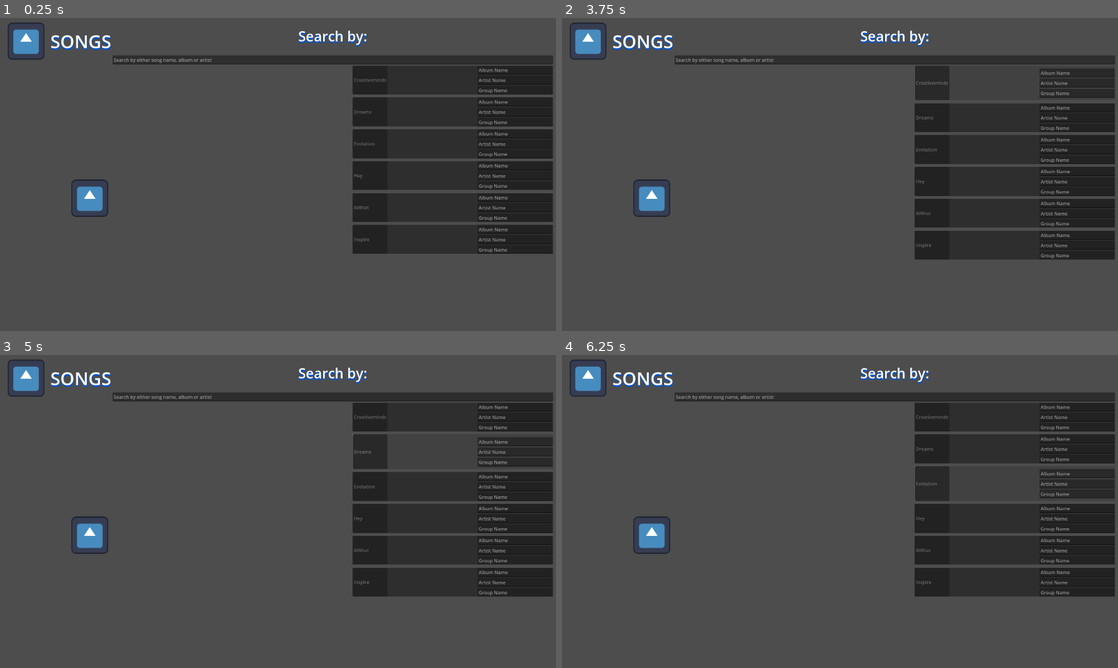
Above: before the commit, frames 1-4 (two rows, left to right).
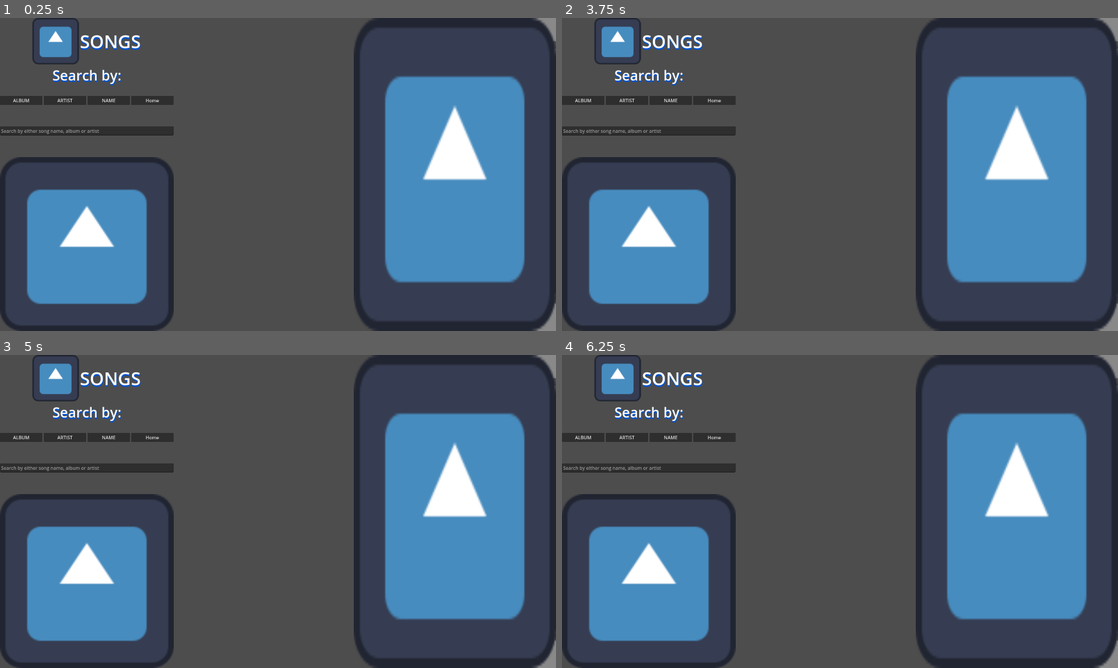
Above: after the commit, the same moments.

Repository: leon-fenzl/SongSelectionMenuRepo
Game: Godot game, scene res://title_screen.tscn
Same seed, same stepped clock (60 frames per second), same inputs: the game is played once before the commit and once after it. The engine's default icon, where the game draws it, is replaced by a stand-in: a white triangle on a blue panel in a dark square.
Inputs (mouse positions are in pixels of both pictures, inside the frame that each line leads up to):
- Up to frame 1 (0.25 s): no input
- Up to frame 2 (3.75 s): click (584, 99) at 0.5 s, where only the run after the commit has a clickable "ALBUM"; click (684, 99) at 1.25 s, where only the run after the commit has a clickable "ARTIST"; click (706, 99) at 2 s, where only the run after the commit has a clickable "NAME"; click (723, 99) at 2.75 s, where only the run after the commit has a clickable "Home"; click "Creativeminds" at 3.5 s
- Up to frame 3 (5 s): click "Dreams" at 4.25 s
- Up to frame 4 (6.25 s): click "Dreams" at 5 s; click "Evolution" at 5.75 s

The runs differ from the first frame. In frame 1, 42% of the frame differs, in the area x 0-100%, y 0-100%; in frame 2, 42%; in frame 3, 42%; in frame 4, 42%.
Error after the commit: Cannot call method 'get_children' on a null value. (res://Scripts/ButtonsHeaderBehaviours.gd:23)

Commit message:
FinalUpdate

Diff:
--- a/TestUI/Buttons/SongButton.tscn
+++ b/TestUI/Buttons/SongButton.tscn
@@ -4,46 +4,43 @@
 
 [node name="Button_Song" type="Button"]
 clip_contents = true
-custom_minimum_size = Vector2i(100, 100)
-offset_right = 360.0
-offset_bottom = 60.0
+custom_minimum_size = Vector2i(300, 100)
+offset_right = 300.0
+offset_bottom = 100.0
 alignment = 0
 script = ExtResource("1_f05a2")
 
-[node name="Panel" type="Panel" parent="."]
-custom_minimum_size = Vector2i(120, 0)
-anchors_preset = -1
-anchor_right = 0.333
+[node name="HBoxContainer" type="HBoxContainer" parent="."]
+anchors_preset = 15
+anchor_right = 1.0
 anchor_bottom = 1.0
-offset_right = -119.88
-grow_vertical = 2
-
-[node name="HBoxContainer" type="HBoxContainer" parent="."]
-anchors_preset = -1
-anchor_left = 0.5
-anchor_right = 1.0
-anchor_bottom = 1.005
-offset_left = -180.0
-offset_top = 17.0
-offset_bottom = -17.5
 grow_horizontal = 2
 grow_vertical = 2
 
+[node name="Panel" type="PanelContainer" parent="HBoxContainer"]
+modulate = Color(1, 1, 1, 0)
+show_behind_parent = true
+anchors_preset = -1
+offset_bottom = 101.0
+grow_vertical = 2
+size_flags_horizontal = 2
+
 [node name="VBoxContainer" type="VBoxContainer" parent="HBoxContainer"]
-offset_right = 360.0
+offset_left = 132.0
+offset_right = 300.0
 offset_bottom = 101.0
 grow_horizontal = 2
 grow_vertical = 2
-size_flags_horizontal = 3
+size_flags_horizontal = 2
+
+[node name="HBoxContainer" type="HBoxContainer" parent="HBoxContainer/VBoxContainer"]
+offset_right = 168.0
+offset_bottom = 31.0
+size_flags_vertical = 3
 alignment = 1
 
-[node name="HBoxContainer" type="HBoxContainer" parent="HBoxContainer/VBoxContainer"]
-offset_right = 360.0
-offset_bottom = 31.0
-size_flags_vertical = 3
-
 [node name="AlbumLabel" type="Label" parent="HBoxContainer/VBoxContainer/HBoxContainer"]
-offset_right = 178.0
+offset_right = 81.0
 offset_bottom = 31.0
 grow_horizontal = 2
 grow_vertical = 2
@@ -53,12 +50,13 @@
 theme_override_colors/font_shadow_color = Color(0, 0, 0.247059, 1)
 theme_override_constants/shadow_offset_y = 2
 theme_override_font_sizes/font_size = 12
+text = "Album Name"
 vertical_alignment = 1
 uppercase = true
 
 [node name="LineEdit2" type="LineEdit" parent="HBoxContainer/VBoxContainer/HBoxContainer"]
-offset_left = 182.0
-offset_right = 360.0
+offset_left = 85.0
+offset_right = 168.0
 offset_bottom = 31.0
 grow_horizontal = 2
 grow_vertical = 2
@@ -68,12 +66,12 @@
 
 [node name="HBoxContainer2" type="HBoxContainer" parent="HBoxContainer/VBoxContainer"]
 offset_top = 35.0
-offset_right = 360.0
+offset_right = 168.0
 offset_bottom = 66.0
 size_flags_vertical = 3
 
 [node name="ArtistLabel" type="Label" parent="HBoxContainer/VBoxContainer/HBoxContainer2"]
-offset_right = 178.0
+offset_right = 81.0
 offset_bottom = 31.0
 grow_horizontal = 2
 grow_vertical = 2
@@ -83,13 +81,14 @@
 theme_override_colors/font_shadow_color = Color(0, 0, 0.247059, 1)
 theme_override_constants/shadow_offset_y = 2
 theme_override_font_sizes/font_size = 12
+text = "artist name"
 vertical_alignment = 1
 clip_text = true
 uppercase = true
 
 [node name="LineEdit3" type="LineEdit" parent="HBoxContainer/VBoxContainer/HBoxContainer2"]
-offset_left = 182.0
-offset_right = 360.0
+offset_left = 85.0
+offset_right = 168.0
 offset_bottom = 31.0
 grow_horizontal = 2
 grow_vertical = 2
@@ -99,12 +98,12 @@
 
 [node name="HBoxContainer3" type="HBoxContainer" parent="HBoxContainer/VBoxContainer"]
 offset_top = 70.0
-offset_right = 360.0
+offset_right = 168.0
 offset_bottom = 101.0
 size_flags_vertical = 3
 
 [node name="GroupLabel" type="Label" parent="HBoxContainer/VBoxContainer/HBoxContainer3"]
-offset_right = 178.0
+offset_right = 81.0
 offset_bottom = 31.0
 grow_horizontal = 2
 grow_vertical = 2
@@ -114,13 +113,14 @@
 theme_override_colors/font_shadow_color = Color(0, 0, 0.247059, 1)
 theme_override_constants/shadow_offset_y = 2
 theme_override_font_sizes/font_size = 12
+text = "group name"
 vertical_alignment = 1
 clip_text = true
 uppercase = true
 
 [node name="LineEdit4" type="LineEdit" parent="HBoxContainer/VBoxContainer/HBoxContainer3"]
-offset_left = 182.0
-offset_right = 360.0
+offset_left = 85.0
+offset_right = 168.0
 offset_bottom = 31.0
 grow_horizontal = 2
 grow_vertical = 2
--- /dev/null
+++ b/TestUI/CurvedShader.gdshader
@@ -0,0 +1,14 @@
+shader_type canvas_item;
+vec2 uv_curve(vec2 textCoord){
+	textCoord = (textCoord - 0.5) * 2.0;
+	textCoord.x *= 1.0 - pow(abs(textCoord.y)*-0.5, 2.0);
+	textCoord.y *= 1.0 - pow(abs(textCoord.x)/10.0, 2.0);
+// Play with the values above, to change the perspective.
+//Do keep 1.0-, if you want the song buttons display to be to the left.Else, 1.0+
+	textCoord = (textCoord*0.5) + 0.5;
+	return textCoord;
+}
+void fragment(){
+	vec4 screenColor = texture(SCREEN_TEXTURE, uv_curve(SCREEN_UV));
+	COLOR = screenColor;
+}
--- a/TestUI/Scripts/ButtonsBehaviours/SongButtonBehaviour.gd
+++ b/TestUI/Scripts/ButtonsBehaviours/SongButtonBehaviour.gd
@@ -20,7 +20,7 @@
 			currentStream = load(testSongsPath+songArray[buttonIndex])
 			aSPlayer.stream = currentStream
 func _on_custom_base_song_button_mouse_entered():
-	custom_minimum_size = Vector2(custom_minimum_size.x,120)
+	custom_minimum_size = Vector2(custom_minimum_size.x,120.0)
 func _on_custom_base_song_button_mouse_exited():
 	custom_minimum_size = Vector2(custom_minimum_size.x,100.0)
 func _on_line_edit_2_text_submitted(new_text):
--- a/TestUI/Scripts/GManager.gd
+++ b/TestUI/Scripts/GManager.gd
@@ -4,7 +4,7 @@
 @onready var buttonObject ="res://Buttons/SongButton.tscn"
 @onready var buttonsArray = []
 @onready var searchMatches = []
-@onready var vbcBttHolder = get_node("Menu/HBC_Divider/ScrollContainer/VBC_Buttons")
+@onready var vbcBttHolder =$CanvasLayer/HBoxContainer/ScrollContainer/VBC_Buttons
 func _ready():
 	CreateSongsArray(songsFolderPath)
 	SpawnButtons()
@@ -13,7 +13,6 @@
 func _input(_event):
 	if Input.is_action_just_pressed("ui_cancel"):
 		get_tree().quit()
-
 func CreateSongsArray(path):
 	var dir = DirAccess.open(path)
 	dir.list_dir_begin()
@@ -25,15 +24,14 @@
 			songSArray.append(songFile)
 	dir.list_dir_end()
 #	return songSArray
-
 func SpawnButtons():
 	var object = load(buttonObject)
 	for i in songSArray:
 		var bObj = object.instantiate()
 		buttonsArray.append(bObj)
 		vbcBttHolder.add_child(bObj)
-#	return buttonsArray
-
+		if i not in songSArray:
+			return
 func FeedEachButton():
 	for i in buttonsArray.size():
 		buttonsArray[i].buttonIndex = i
--- /dev/null
+++ b/TestUI/scrollTheme.tres
@@ -0,0 +1,3 @@
+[gd_resource type="Theme" format=3 uid="uid://bxngcjr7nvxq7"]
+
+[resource]
--- a/TestUI/title_screen.tscn
+++ b/TestUI/title_screen.tscn
@@ -1,12 +1,19 @@
-[gd_scene load_steps=8 format=3 uid="uid://btlm1op6u5758"]
+[gd_scene load_steps=12 format=3 uid="uid://btlm1op6u5758"]
 
 [ext_resource type="Script" path="res://Scripts/GManager.gd" id="1_r0itm"]
 [ext_resource type="Texture2D" uid="uid://cm37yu845tegl" path="res://icon.svg" id="1_tcyj8"]
+[ext_resource type="Shader" path="res://CurvedShader.gdshader" id="2_4q2bj"]
+[ext_resource type="Texture2D" uid="uid://cqo1almnaafjp" path="res://SpiralBack.png" id="2_amsp5"]
 [ext_resource type="Script" path="res://Scripts/ButtonsHeaderBehaviours.gd" id="3_37bfi"]
 [ext_resource type="PackedScene" uid="uid://c8gmek3mgc8si" path="res://Buttons/ByAlbum.tscn" id="3_rosr5"]
 [ext_resource type="PackedScene" uid="uid://c4jmioxmtw0cr" path="res://Buttons/HomeButton.tscn" id="3_umrwv"]
 [ext_resource type="PackedScene" uid="uid://6e32qo4fgnru" path="res://Buttons/ByArtist.tscn" id="4_dqugo"]
 [ext_resource type="PackedScene" uid="uid://ub1uep0ml2jv" path="res://Buttons/ByName.tscn" id="5_tx8kl"]
+
+[sub_resource type="Theme" id="Theme_cy3ju"]
+
+[sub_resource type="ShaderMaterial" id="ShaderMaterial_jcayp"]
+shader = ExtResource("2_4q2bj")
 
 [node name="Song Selection Menu" type="Control"]
 custom_minimum_size = Vector2i(1270, 720)
@@ -22,33 +29,58 @@
 
 [node name="AudioStreamPlayer" type="AudioStreamPlayer" parent="."]
 
-[node name="Menu" type="VBoxContainer" parent="."]
-layout_mode = 1
-anchors_preset = 15
-anchor_right = 1.0
+[node name="CanvasLaye2" type="CanvasLayer" parent="."]
+follow_viewport_enabled = true
+
+[node name="Backimage" type="TextureRect" parent="CanvasLaye2"]
+offset_left = 1340.0
+offset_right = 2140.0
+offset_bottom = 1085.0
+theme = SubResource("Theme_cy3ju")
+texture = ExtResource("2_amsp5")
+
+[node name="CanvasLayer" type="CanvasLayer" parent="."]
+follow_viewport_enabled = true
+
+[node name="HBoxContainer" type="HBoxContainer" parent="CanvasLayer"]
+custom_minimum_size = Vector2i(1930, 1080)
+anchors_preset = -1
+anchor_right = 0.999
 anchor_bottom = 1.0
-offset_left = 10.0
-offset_right = -10.0
+offset_right = 11.9199
+
+[node name="Menu" type="VBoxContainer" parent="CanvasLayer/HBoxContainer"]
+layout_mode = 2
+anchors_preset = -1
+offset_right = 600.0
+offset_bottom = 1080.0
 grow_horizontal = 2
 grow_vertical = 2
-
-[node name="HBC_Top" type="HBoxContainer" parent="Menu"]
-layout_mode = 2
-offset_right = 1900.0
+size_flags_horizontal = 2
+metadata/_edit_group_ = true
+
+[node name="HBC_Top" type="HBoxContainer" parent="CanvasLayer/HBoxContainer/Menu"]
+layout_mode = 2
+offset_right = 600.0
 offset_bottom = 160.0
-
-[node name="TR_Logo" type="TextureRect" parent="Menu/HBC_Top"]
+size_flags_vertical = 3
+size_flags_stretch_ratio = 0.0
+alignment = 1
+
+[node name="TR_Logo" type="TextureRect" parent="CanvasLayer/HBoxContainer/Menu/HBC_Top"]
 custom_minimum_size = Vector2i(160, 160)
 layout_mode = 2
-offset_right = 160.0
+offset_left = 112.0
+offset_right = 272.0
 offset_bottom = 160.0
+theme = SubResource("Theme_cy3ju")
 texture = ExtResource("1_tcyj8")
-stretch_mode = 3
-
-[node name="Label" type="Label" parent="Menu/HBC_Top"]
-layout_mode = 2
-offset_left = 164.0
-offset_right = 375.0
+stretch_mode = 4
+
+[node name="Label" type="Label" parent="CanvasLayer/HBoxContainer/Menu/HBC_Top"]
+layout_mode = 2
+offset_left = 276.0
+offset_right = 487.0
 offset_bottom = 160.0
 size_flags_vertical = 1
 theme_override_colors/font_color = Color(1, 1, 1, 1)
@@ -59,18 +91,18 @@
 horizontal_alignment = 1
 vertical_alignment = 1
 
-[node name="VBC_Sorter" type="VBoxContainer" parent="Menu/HBC_Top"]
-layout_mode = 2
-offset_left = 379.0
-offset_right = 1900.0
-offset_bottom = 160.0
-size_flags_horizontal = 3
-
-[node name="Label_Search_By" type="Label" parent="Menu/HBC_Top/VBC_Sorter"]
-layout_mode = 2
-offset_right = 1521.0
-offset_bottom = 125.0
-size_flags_vertical = 3
+[node name="VBC_Sorter" type="VBoxContainer" parent="CanvasLayer/HBoxContainer/Menu"]
+layout_mode = 2
+offset_top = 164.0
+offset_right = 600.0
+offset_bottom = 1080.0
+size_flags_vertical = 3
+
+[node name="Label_Search_By" type="Label" parent="CanvasLayer/HBoxContainer/Menu/VBC_Sorter"]
+layout_mode = 2
+offset_right = 600.0
+offset_bottom = 70.0
+size_flags_vertical = 2
 theme_override_colors/font_color = Color(1, 1, 1, 1)
 theme_override_colors/font_shadow_color = Color(0, 0.32549, 0.827451, 1)
 theme_override_constants/shadow_offset_y = 5
@@ -79,101 +111,107 @@
 horizontal_alignment = 1
 vertical_alignment = 1
 
-[node name="HBC_ButtonsHeader" type="HBoxContainer" parent="Menu/HBC_Top/VBC_Sorter"]
-visible = false
-layout_mode = 2
-offset_top = 94.0
-offset_right = 1521.0
-offset_bottom = 125.0
-size_flags_vertical = 0
+[node name="HBC_ButtonsHeader" type="HBoxContainer" parent="CanvasLayer/HBoxContainer/Menu/VBC_Sorter"]
+layout_mode = 2
+offset_top = 105.0
+offset_right = 600.0
+offset_bottom = 136.0
+size_flags_vertical = 2
 alignment = 1
 script = ExtResource("3_37bfi")
 
-[node name="Button_Album" parent="Menu/HBC_Top/VBC_Sorter/HBC_ButtonsHeader" instance=ExtResource("3_rosr5")]
-layout_mode = 2
-offset_right = 377.0
-offset_bottom = 31.0
-size_flags_vertical = 2
-icon_alignment = 1
-
-[node name="Button_Artist" parent="Menu/HBC_Top/VBC_Sorter/HBC_ButtonsHeader" instance=ExtResource("4_dqugo")]
-layout_mode = 2
-offset_left = 381.0
-offset_right = 758.0
-offset_bottom = 31.0
-size_flags_vertical = 2
-icon_alignment = 1
-
-[node name="Button_Name" parent="Menu/HBC_Top/VBC_Sorter/HBC_ButtonsHeader" instance=ExtResource("5_tx8kl")]
-layout_mode = 2
-offset_left = 762.0
-offset_right = 1139.0
-offset_bottom = 31.0
-size_flags_vertical = 2
-icon_alignment = 1
-
-[node name="Button_Home" parent="Menu/HBC_Top/VBC_Sorter/HBC_ButtonsHeader" instance=ExtResource("3_umrwv")]
-layout_mode = 2
-offset_left = 1143.0
-offset_right = 1521.0
-offset_bottom = 31.0
-size_flags_vertical = 2
-icon_alignment = 1
-
-[node name="SearchBar" type="LineEdit" parent="Menu/HBC_Top/VBC_Sorter"]
-layout_mode = 2
-offset_top = 129.0
-offset_right = 1521.0
-offset_bottom = 160.0
+[node name="Button_Album" parent="CanvasLayer/HBoxContainer/Menu/VBC_Sorter/HBC_ButtonsHeader" instance=ExtResource("3_rosr5")]
+layout_mode = 2
+offset_right = 147.0
+offset_bottom = 31.0
+size_flags_vertical = 2
+icon_alignment = 1
+
+[node name="Button_Artist" parent="CanvasLayer/HBoxContainer/Menu/VBC_Sorter/HBC_ButtonsHeader" instance=ExtResource("4_dqugo")]
+layout_mode = 2
+offset_left = 151.0
+offset_right = 298.0
+offset_bottom = 31.0
+size_flags_vertical = 2
+icon_alignment = 1
+
+[node name="Button_Name" parent="CanvasLayer/HBoxContainer/Menu/VBC_Sorter/HBC_ButtonsHeader" instance=ExtResource("5_tx8kl")]
+layout_mode = 2
+offset_left = 302.0
+offset_right = 449.0
+offset_bottom = 31.0
+size_flags_vertical = 2
+icon_alignment = 1
+
+[node name="Button_Home" parent="CanvasLayer/HBoxContainer/Menu/VBC_Sorter/HBC_ButtonsHeader" instance=ExtResource("3_umrwv")]
+layout_mode = 2
+offset_left = 453.0
+offset_right = 600.0
+offset_bottom = 31.0
+size_flags_vertical = 2
+icon_alignment = 1
+
+[node name="SearchBar" type="LineEdit" parent="CanvasLayer/HBoxContainer/Menu/VBC_Sorter"]
+layout_mode = 2
+offset_top = 210.0
+offset_right = 600.0
+offset_bottom = 241.0
+size_flags_vertical = 2
 placeholder_text = "Search by either song name, album or artist"
 
-[node name="HBC_Divider" type="HBoxContainer" parent="Menu"]
-layout_mode = 2
-offset_top = 164.0
-offset_right = 1900.0
-offset_bottom = 1080.0
-size_flags_vertical = 3
-
-[node name="TR_AlbumImg" type="TextureRect" parent="Menu/HBC_Divider"]
-custom_minimum_size = Vector2i(600, 30)
-layout_mode = 2
+[node name="TR_AlbumImg" type="TextureRect" parent="CanvasLayer/HBoxContainer/Menu/VBC_Sorter"]
+custom_minimum_size = Vector2i(600, 600)
+layout_mode = 2
+offset_top = 316.0
 offset_right = 600.0
 offset_bottom = 916.0
+size_flags_horizontal = 4
 size_flags_vertical = 3
 texture = ExtResource("1_tcyj8")
-stretch_mode = 3
-
-[node name="TR_AlbumImg2" type="TextureRect" parent="Menu/HBC_Divider"]
-custom_minimum_size = Vector2i(600, 30)
-layout_mode = 2
-offset_left = 604.0
-offset_right = 1204.0
-offset_bottom = 916.0
-size_flags_vertical = 3
-stretch_mode = 3
-
-[node name="ScrollContainer" type="ScrollContainer" parent="Menu/HBC_Divider"]
-layout_mode = 2
-offset_left = 1208.0
-offset_right = 1900.0
-offset_bottom = 916.0
+stretch_mode = 4
+
+[node name="ScrollContainer" type="ScrollContainer" parent="CanvasLayer/HBoxContainer"]
+custom_minimum_size = Vector2i(600, 320)
+layout_mode = 2
+anchors_preset = -1
+offset_left = 1330.0
+offset_right = 1930.0
+offset_bottom = 1080.0
+
+[node name="VBC_Buttons" type="VBoxContainer" parent="CanvasLayer/HBoxContainer/ScrollContainer"]
+texture_filter = 2
+layout_mode = 2
+offset_bottom = 1080.0
+size_flags_horizontal = 2
+size_flags_vertical = 3
+tooltip_text = "Buttons for the songs"
+theme_override_constants/separation = 5
+alignment = 1
+metadata/_edit_use_anchors_ = true
+
+[node name="Mat" type="TextureRect" parent="CanvasLayer"]
+material = SubResource("ShaderMaterial_jcayp")
+use_parent_material = true
+anchors_preset = -1
+anchor_left = 0.636688
+anchor_right = 1.00052
+anchor_bottom = 1.0
+offset_left = -1.44006
+offset_right = -1.0
+grow_horizontal = 2
+grow_vertical = 2
 size_flags_horizontal = 3
-
-[node name="VBC_Buttons" type="VBoxContainer" parent="Menu/HBC_Divider/ScrollContainer"]
-layout_mode = 2
-offset_right = 692.0
-size_flags_horizontal = 3
-tooltip_text = "Buttons for the songs"
-theme_override_constants/separation = 10
-alignment = 1
-
-[connection signal="mouse_entered" from="Menu/HBC_Top/VBC_Sorter/HBC_ButtonsHeader/Button_Album" to="Menu/HBC_Top/VBC_Sorter/HBC_ButtonsHeader" method="_on_button_album_mouse_entered"]
-[connection signal="mouse_exited" from="Menu/HBC_Top/VBC_Sorter/HBC_ButtonsHeader/Button_Album" to="Menu/HBC_Top/VBC_Sorter/HBC_ButtonsHeader" method="_on_button_album_mouse_exited"]
-[connection signal="mouse_entered" from="Menu/HBC_Top/VBC_Sorter/HBC_ButtonsHeader/Button_Artist" to="Menu/HBC_Top/VBC_Sorter/HBC_ButtonsHeader" method="_on_button_artist_mouse_entered"]
-[connection signal="mouse_exited" from="Menu/HBC_Top/VBC_Sorter/HBC_ButtonsHeader/Button_Artist" to="Menu/HBC_Top/VBC_Sorter/HBC_ButtonsHeader" method="_on_button_artist_mouse_exited"]
-[connection signal="button_down" from="Menu/HBC_Top/VBC_Sorter/HBC_ButtonsHeader/Button_Name" to="Menu/HBC_Top/VBC_Sorter/HBC_ButtonsHeader" method="_on_button_name_button_down"]
-[connection signal="mouse_entered" from="Menu/HBC_Top/VBC_Sorter/HBC_ButtonsHeader/Button_Name" to="Menu/HBC_Top/VBC_Sorter/HBC_ButtonsHeader" method="_on_button_name_mouse_entered"]
-[connection signal="mouse_exited" from="Menu/HBC_Top/VBC_Sorter/HBC_ButtonsHeader/Button_Name" to="Menu/HBC_Top/VBC_Sorter/HBC_ButtonsHeader" method="_on_button_name_mouse_exited"]
-[connection signal="mouse_entered" from="Menu/HBC_Top/VBC_Sorter/HBC_ButtonsHeader/Button_Home" to="Menu/HBC_Top/VBC_Sorter/HBC_ButtonsHeader" method="_on_button_home_mouse_entered"]
-[connection signal="mouse_exited" from="Menu/HBC_Top/VBC_Sorter/HBC_ButtonsHeader/Button_Home" to="Menu/HBC_Top/VBC_Sorter/HBC_ButtonsHeader" method="_on_button_home_mouse_exited"]
-[connection signal="text_changed" from="Menu/HBC_Top/VBC_Sorter/SearchBar" to="." method="_on_search_bar_text_changed"]
+size_flags_vertical = 3
+mouse_filter = 2
+texture = ExtResource("1_tcyj8")
+
+[connection signal="mouse_entered" from="CanvasLayer/HBoxContainer/Menu/VBC_Sorter/HBC_ButtonsHeader/Button_Album" to="CanvasLayer/HBoxContainer/Menu/VBC_Sorter/HBC_ButtonsHeader" method="_on_button_album_mouse_entered"]
+[connection signal="mouse_exited" from="CanvasLayer/HBoxContainer/Menu/VBC_Sorter/HBC_ButtonsHeader/Button_Album" to="CanvasLayer/HBoxContainer/Menu/VBC_Sorter/HBC_ButtonsHeader" method="_on_button_album_mouse_exited"]
+[connection signal="mouse_entered" from="CanvasLayer/HBoxContainer/Menu/VBC_Sorter/HBC_ButtonsHeader/Button_Artist" to="CanvasLayer/HBoxContainer/Menu/VBC_Sorter/HBC_ButtonsHeader" method="_on_button_artist_mouse_entered"]
+[connection signal="mouse_exited" from="CanvasLayer/HBoxContainer/Menu/VBC_Sorter/HBC_ButtonsHeader/Button_Artist" to="CanvasLayer/HBoxContainer/Menu/VBC_Sorter/HBC_ButtonsHeader" method="_on_button_artist_mouse_exited"]
+[connection signal="button_down" from="CanvasLayer/HBoxContainer/Menu/VBC_Sorter/HBC_ButtonsHeader/Button_Name" to="CanvasLayer/HBoxContainer/Menu/VBC_Sorter/HBC_ButtonsHeader" method="_on_button_name_button_down"]
+[connection signal="mouse_entered" from="CanvasLayer/HBoxContainer/Menu/VBC_Sorter/HBC_ButtonsHeader/Button_Name" to="CanvasLayer/HBoxContainer/Menu/VBC_Sorter/HBC_ButtonsHeader" method="_on_button_name_mouse_entered"]
+[connection signal="mouse_exited" from="CanvasLayer/HBoxContainer/Menu/VBC_Sorter/HBC_ButtonsHeader/Button_Name" to="CanvasLayer/HBoxContainer/Menu/VBC_Sorter/HBC_ButtonsHeader" method="_on_button_name_mouse_exited"]
+[connection signal="mouse_entered" from="CanvasLayer/HBoxContainer/Menu/VBC_Sorter/HBC_ButtonsHeader/Button_Home" to="CanvasLayer/HBoxContainer/Menu/VBC_Sorter/HBC_ButtonsHeader" method="_on_button_home_mouse_entered"]
+[connection signal="mouse_exited" from="CanvasLayer/HBoxContainer/Menu/VBC_Sorter/HBC_ButtonsHeader/Button_Home" to="CanvasLayer/HBoxContainer/Menu/VBC_Sorter/HBC_ButtonsHeader" method="_on_button_home_mouse_exited"]
+[connection signal="text_changed" from="CanvasLayer/HBoxContainer/Menu/VBC_Sorter/SearchBar" to="." method="_on_search_bar_text_changed"]
Binary file added: TestUI/SpiralBack.png
Not shown, added: TestUI/SpiralBack.png.import
